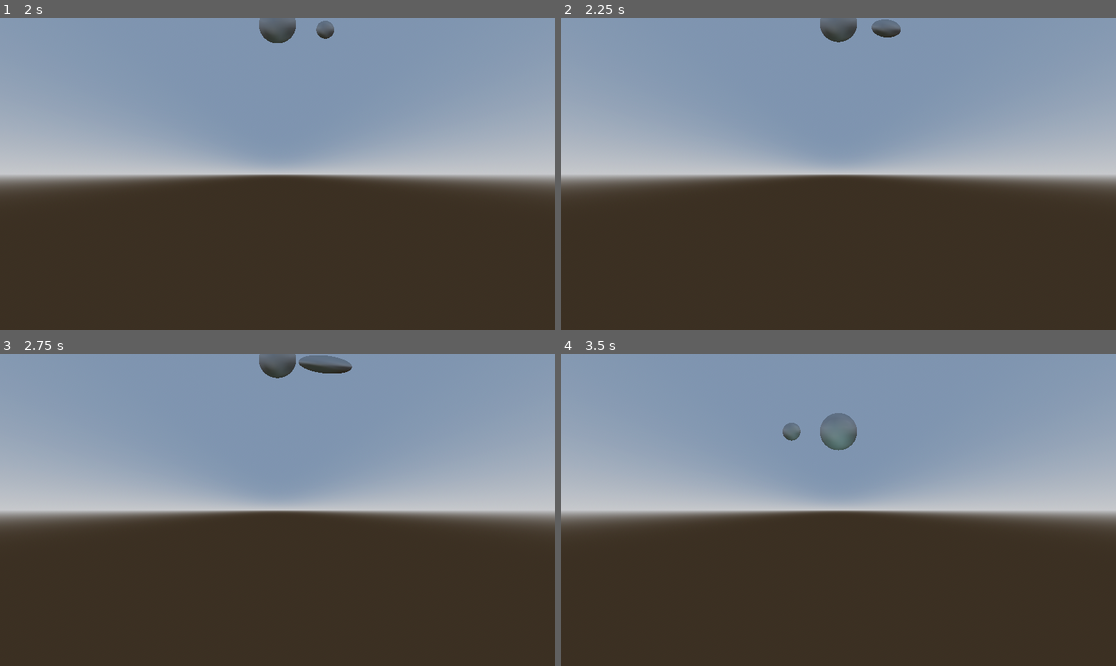
Above: before the commit, frames 1-4 (two rows, left to right).
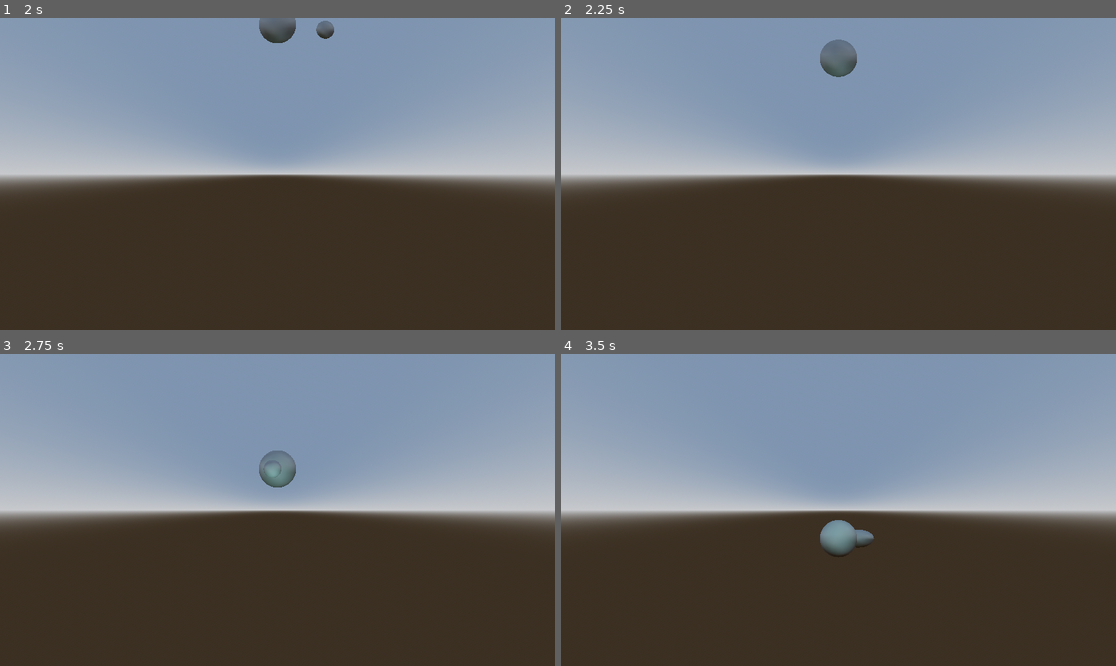
Above: after the commit, the same moments.

Repository: greenerino/godot-state-machine
Game: Godot game, scene res://example/world.tscn
Two runs of this game, one before a commit and one after it. Both use one fixed random seed, a clock stepped at 60 frames per second and the inputs below.
Inputs:
- Up to frame 1 (2 s): no input
- Up to frame 2 (2.25 s): no input
- Up to frame 3 (2.75 s): no input
- Up to frame 4 (3.5 s): no input

Frame 1 is identical in both runs. In frame 2, 1.3% of the frame differs, in the area x 46-62%, y 0-19%; in frame 3, 1.5%; in frame 4, 1.5%, in the area x 39-57%, y 18-66%.

Commit message:
Redraw node connections upon GraphEdit load

Diff:
--- a/example/world.tscn
+++ b/example/world.tscn
@@ -22,31 +22,31 @@
 
 [sub_resource type="SphereMesh" id="SphereMesh_2pnyi"]
 
-[sub_resource type="Resource" id="Resource_42dj0"]
+[sub_resource type="Resource" id="Resource_unw3q"]
 script = ExtResource("3_5ngmo")
 from = "DownMoveState"
 signal_name = &"state_finished"
-to = "UpMoveState"
-
-[sub_resource type="Resource" id="Resource_2u1ht"]
+to = "GrowState"
+
+[sub_resource type="Resource" id="Resource_85drj"]
 script = ExtResource("3_5ngmo")
 from = "GrowState"
 signal_name = &"state_finished"
-to = "DownMoveState"
-
-[sub_resource type="Resource" id="Resource_yit3h"]
+to = "UpMoveState"
+
+[sub_resource type="Resource" id="Resource_sw3pp"]
 script = ExtResource("3_5ngmo")
 from = "UpMoveState"
 signal_name = &"state_finished"
-to = "GrowState"
-
-[sub_resource type="Resource" id="Resource_ucci6"]
+to = "DownMoveState"
+
+[sub_resource type="Resource" id="Resource_64jik"]
 script = ExtResource("3_vi1eu")
-transitions = Array[ExtResource("3_5ngmo")]([SubResource("Resource_42dj0"), SubResource("Resource_2u1ht"), SubResource("Resource_yit3h")])
+transitions = Array[ExtResource("3_5ngmo")]([SubResource("Resource_unw3q"), SubResource("Resource_85drj"), SubResource("Resource_sw3pp")])
 graph_coords = {
-"DownMoveState": Vector2(-75, 129.904),
-"GrowState": Vector2(-75, -129.904),
-"UpMoveState": Vector2(150, 0)
+"DownMoveState": Vector2(220, -80),
+"GrowState": Vector2(-80, -340),
+"UpMoveState": Vector2(420, -380)
 }
 
 [sub_resource type="SphereMesh" id="SphereMesh_sswm4"]
@@ -178,7 +178,7 @@
 unique_name_in_owner = true
 script = ExtResource("2_8d5o6")
 initial_state = NodePath("UpMoveState")
-delta_func = SubResource("Resource_ucci6")
+delta_func = SubResource("Resource_64jik")
 
 [node name="UpMoveState" parent="Sphere/StateMachine" node_paths=PackedStringArray("actor", "animation_player") instance=ExtResource("3_dxpqm")]
 unique_name_in_owner = true
Not shown, changed: addons/editor/nodes/state_graph_node.gd
Not shown, changed: addons/editor/nodes/state_graph_node.tscn
Not shown, changed: addons/editor/state_machine_graph_edit.gd
Not shown, changed: addons/editor/state_machine_graph_edit.tscn
